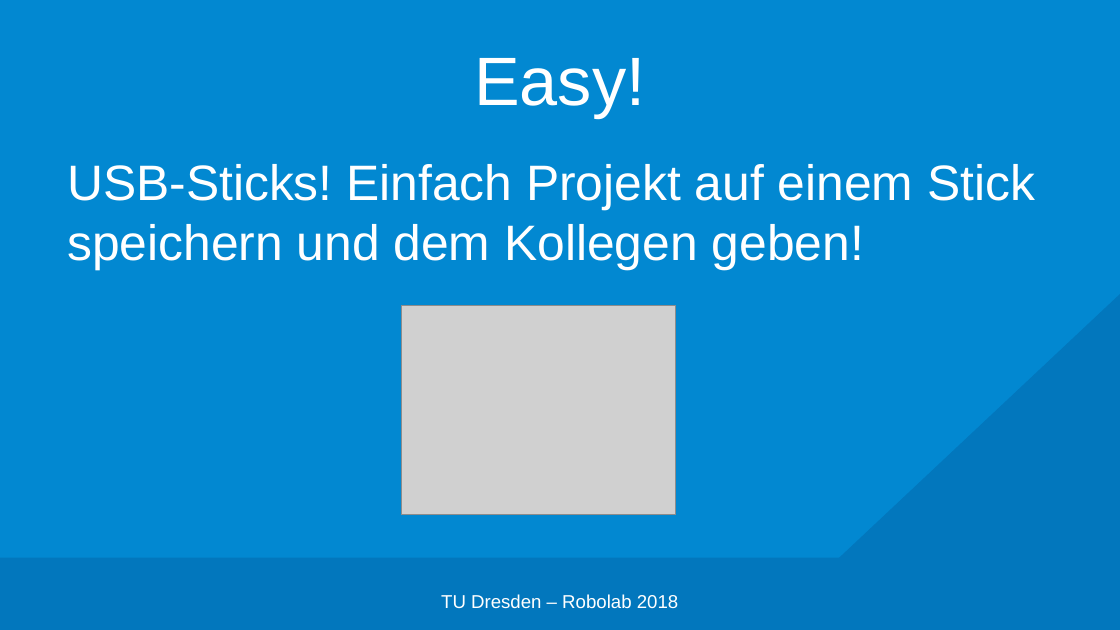
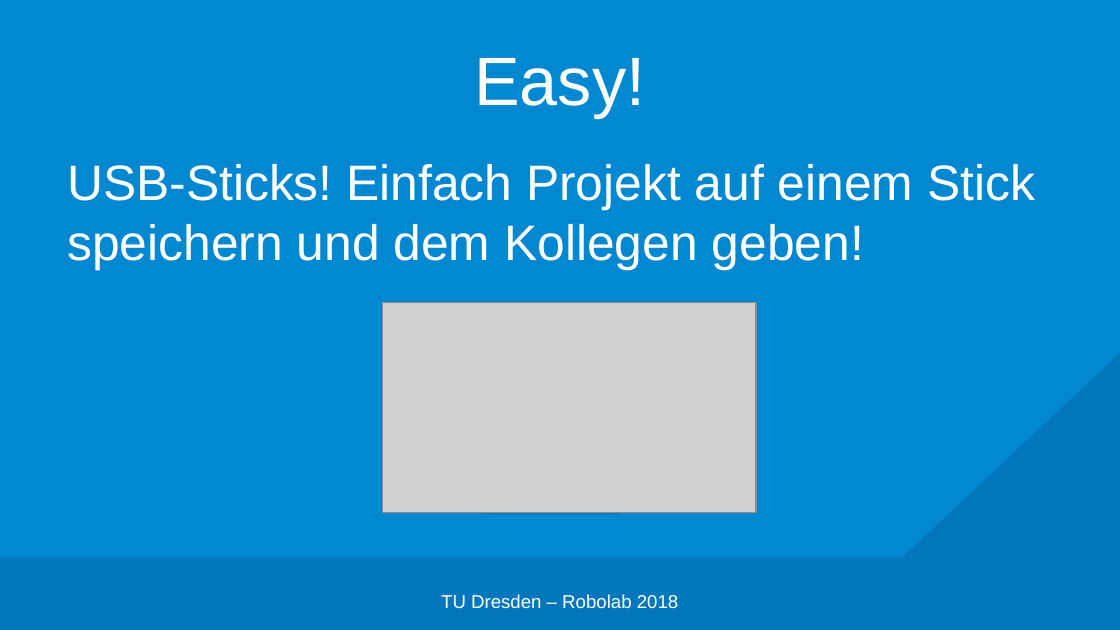
Before and after one commit to edisontrent1337/gitslides, a slide deck: slide 4 of Git.pptx. Drawn at 1120x630 pixels with LibreOffice and Linux fonts; fonts in the diff are those of the drawing; grey boxes stand for pictures; background and template pictures are left out. Boxes give left, top, right and bottom in pixels: in the first picture for what was removed or moved away, otherwise in the second. Text is boxed around its words. In the diff, an @@ line names an element or a change of style, - is before the commit and + after.

```diff
--- a/Git.pptx
+++ b/Git.pptx
@@ right triangle: place and size @@
-right triangle at <box>405,0,1120,630</box>
+right triangle at <box>468,0,1120,630</box>
@@ picture: place and size @@
-picture at <box>401,306,675,515</box>
+picture at <box>383,302,756,513</box>
```
Also in this commit, not shown: 18 other slides changed, 5 slides added.
